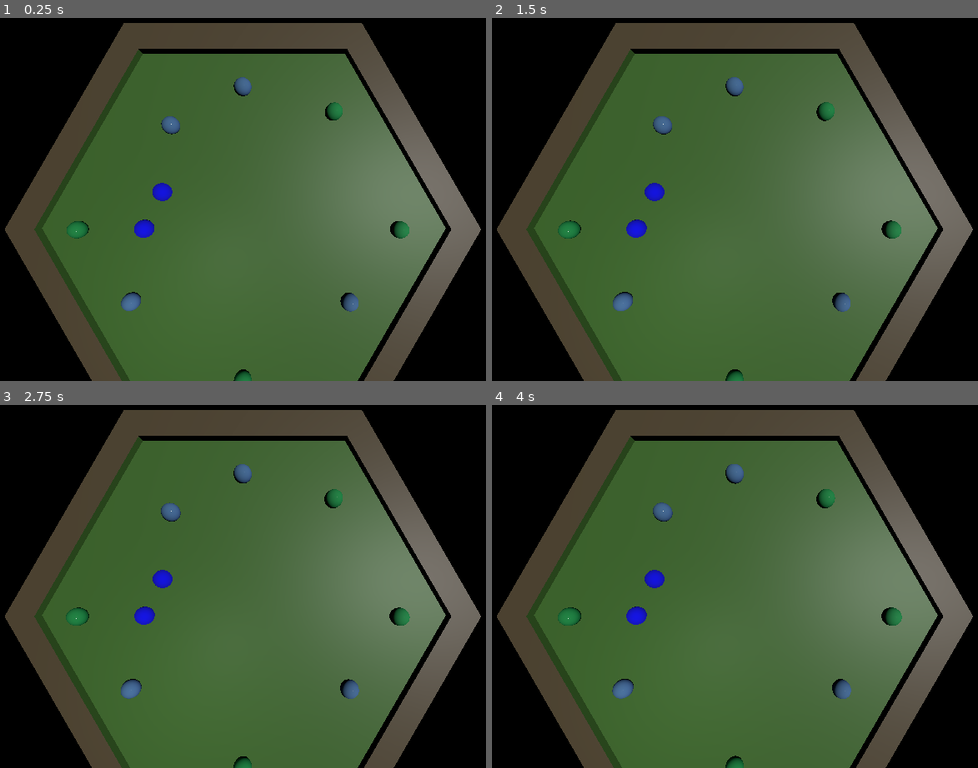
Above: before the commit, frames 1-4 (two rows, left to right).
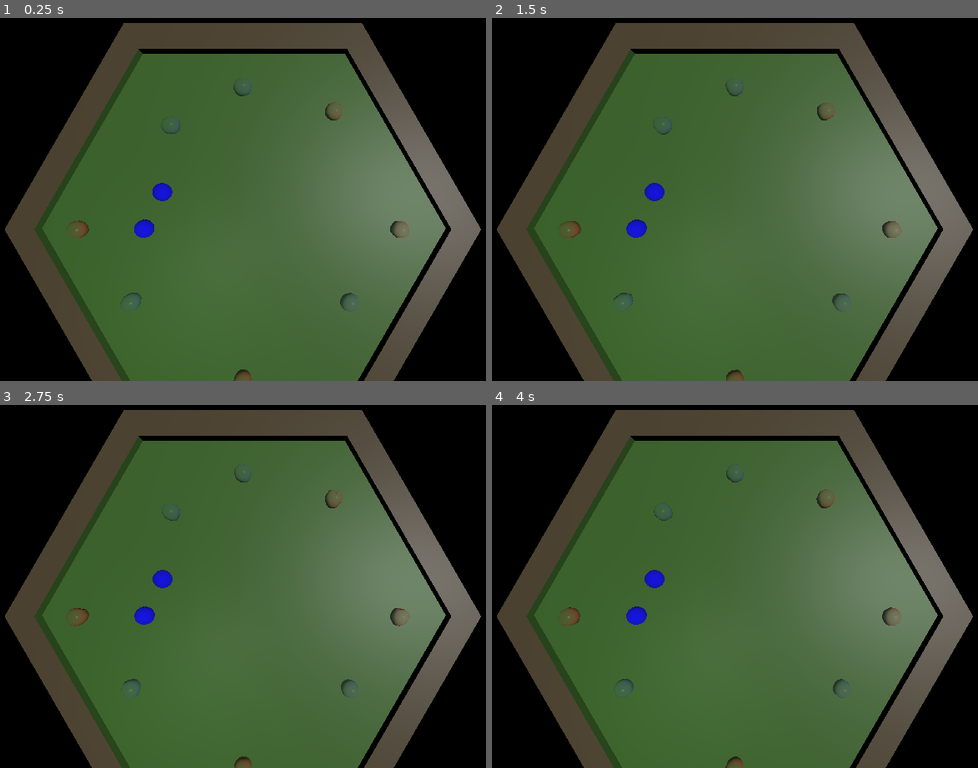
Above: after the commit, the same moments.

Repository: freesstylers/GlobalGameJam25
Game: Godot game, scene res://Assets/Prefabs/pruebaworld.tscn
The game is run twice, just before and just after one commit, with the same random seed, the same clock (stepped at 60 frames per second) and the same inputs.
Inputs (mouse positions are in pixels of both pictures, inside the frame that each line leads up to):
- Up to frame 1 (0.25 s): no input
- Up to frame 2 (1.5 s): tap Enter at 0.5 s; move the mouse to (914, 174) at 0.52 s; hold D (right) 0.53-1.28 s; click (914, 174) at 0.6 s; move the mouse to (632, 214) at 1.27 s; hold S (down) from 1.28 s (still down); click (632, 214) at 1.35 s
- Up to frame 3 (2.75 s): move the mouse to (340, 499) at 2.02 s; release S (down) at 2.03 s; hold D (right) from 2.03 s (still down); click (340, 499) at 2.1 s
- Up to frame 4 (4 s): move the mouse to (735, 655) at 2.77 s; release D (right) at 2.78 s; hold Space (Accelerate) 2.78-3.53 s; click (735, 655) at 2.85 s; move the mouse to (968, 637) at 3.52 s; hold A (left) from 3.53 s (still down); click (968, 637) at 3.6 s

The runs differ from the first frame. In frame 1, 1.2% of the frame differs, in the area x 13-85%, y 16-100%; in frame 2, 1.2%; in frame 3, 1.3%; in frame 4, 1.3%.

Commit message:
Random seed animacion burbujas

Diff:
--- a/Assets/Prefabs/Bubbles/bouncy_bubble.tscn
+++ b/Assets/Prefabs/Bubbles/bouncy_bubble.tscn
@@ -1,10 +1,9 @@
-[gd_scene load_steps=14 format=3 uid="uid://u2amv3j63qg6"]
+[gd_scene load_steps=15 format=3 uid="uid://u2amv3j63qg6"]
 
 [ext_resource type="Script" path="res://Assets/Scripts/Bubbles/BouncyBubble.gd" id="1_guc2f"]
 [ext_resource type="Shader" path="res://Assets/Shaders/Bubble_Shader.gdshader" id="2_jpi3b"]
 [ext_resource type="AudioStream" uid="uid://ca15arcry2vu4" path="res://Assets/Sound/SFX/Bubble/bubble1.ogg" id="2_mrhf6"]
 [ext_resource type="AudioStream" uid="uid://5i4lbo2o8jdx" path="res://Assets/Sound/SFX/Bubble/bubble2.ogg" id="3_6yyuu"]
-[ext_resource type="Texture2D" uid="uid://6t6jl2iuyjwh" path="res://Assets/Shaders/Noise/noise.tres" id="3_60mns"]
 [ext_resource type="AudioStream" uid="uid://dp8pbvdael4tn" path="res://Assets/Sound/SFX/Bubble/bubble3.ogg" id="4_61div"]
 [ext_resource type="AudioStream" uid="uid://cneoexcqast5i" path="res://Assets/Sound/SFX/Bubble/bubble4.ogg" id="5_6yxkg"]
 [ext_resource type="AudioStream" uid="uid://bt2jncprqavnd" path="res://Assets/Sound/SFX/Bubble/bubble5.ogg" id="6_lq3y4"]
@@ -12,15 +11,21 @@
 
 [sub_resource type="SphereShape3D" id="SphereShape3D_00jjn"]
 
+[sub_resource type="FastNoiseLite" id="FastNoiseLite_mj1u8"]
+seed = 4
+
+[sub_resource type="NoiseTexture2D" id="NoiseTexture2D_4u1r3"]
+noise = SubResource("FastNoiseLite_mj1u8")
+
 [sub_resource type="ShaderMaterial" id="ShaderMaterial_y62dy"]
 render_priority = 0
 shader = ExtResource("2_jpi3b")
-shader_parameter/bubble_color = Color(0.155877, 0.617215, 0.330781, 1)
-shader_parameter/alpha_bubble = 0.7
+shader_parameter/bubble_color = Color(0.847059, 0.32549, 0.27451, 0.729412)
+shader_parameter/alpha_bubble = -0.7
 shader_parameter/height_multiplier = 0.5
-shader_parameter/noise_sample_size = 0.02
-shader_parameter/animation_speed = 0.015
-shader_parameter/noise = ExtResource("3_60mns")
+shader_parameter/noise_sample_size = 0.2
+shader_parameter/animation_speed = 0.03
+shader_parameter/noise = SubResource("NoiseTexture2D_4u1r3")
 
 [sub_resource type="SphereMesh" id="SphereMesh_1ymkk"]
 material = SubResource("ShaderMaterial_y62dy")
@@ -38,7 +43,7 @@
 [node name="BouncyBubble" type="Node3D"]
 script = ExtResource("1_guc2f")
 numhits = 2
-hitColors = Array[Color]([Color(0, 0, 0, 1), Color(0.909968, 0.854121, 0.115571, 1)])
+hitColors = Array[Color]([Color(0.898039, 0.890196, 0.101961, 0.662745), Color(0.913725, 0.435294, 0.0862745, 0.662745), Color(0.847059, 0.156863, 0.152941, 0.733333)])
 
 [node name="RigidBody3D" type="RigidBody3D" parent="."]
 mass = 10.0
--- a/Assets/Prefabs/Bubbles/pruebaball.tscn
+++ b/Assets/Prefabs/Bubbles/pruebaball.tscn
@@ -1,10 +1,9 @@
-[gd_scene load_steps=15 format=3 uid="uid://dxs8u8ll3d0u1"]
+[gd_scene load_steps=16 format=3 uid="uid://dxs8u8ll3d0u1"]
 
-[ext_resource type="Script" path="res://Assets/Scripts/pruebaball.gd" id="1_7pg8h"]
+[ext_resource type="Script" path="res://Assets/Scripts/Bubbles/Bubble.gd" id="1_gac6o"]
 [ext_resource type="Shader" path="res://Assets/Shaders/Bubble_Shader.gdshader" id="2_50ydn"]
 [ext_resource type="AudioStream" uid="uid://ca15arcry2vu4" path="res://Assets/Sound/SFX/Bubble/bubble1.ogg" id="2_ea1hh"]
 [ext_resource type="AudioStream" uid="uid://5i4lbo2o8jdx" path="res://Assets/Sound/SFX/Bubble/bubble2.ogg" id="3_4usen"]
-[ext_resource type="Texture2D" uid="uid://6t6jl2iuyjwh" path="res://Assets/Shaders/Noise/noise.tres" id="3_fetgg"]
 [ext_resource type="AudioStream" uid="uid://dp8pbvdael4tn" path="res://Assets/Sound/SFX/Bubble/bubble3.ogg" id="4_r2yv4"]
 [ext_resource type="AudioStream" uid="uid://cneoexcqast5i" path="res://Assets/Sound/SFX/Bubble/bubble4.ogg" id="5_d6drm"]
 [ext_resource type="AudioStream" uid="uid://bt2jncprqavnd" path="res://Assets/Sound/SFX/Bubble/bubble5.ogg" id="6_ne85j"]
@@ -15,15 +14,21 @@
 
 [sub_resource type="SphereShape3D" id="SphereShape3D_s8rjv"]
 
+[sub_resource type="FastNoiseLite" id="FastNoiseLite_ahyp6"]
+seed = 2
+
+[sub_resource type="NoiseTexture2D" id="NoiseTexture2D_n1xmb"]
+noise = SubResource("FastNoiseLite_ahyp6")
+
 [sub_resource type="ShaderMaterial" id="ShaderMaterial_d10nv"]
 render_priority = 0
 shader = ExtResource("2_50ydn")
-shader_parameter/bubble_color = Color(0.33244, 0.495902, 0.746645, 1)
-shader_parameter/alpha_bubble = 0.7
+shader_parameter/bubble_color = Color(0.333333, 0.494118, 0.745098, 0.54902)
+shader_parameter/alpha_bubble = -0.55
 shader_parameter/height_multiplier = 0.5
-shader_parameter/noise_sample_size = 0.02
-shader_parameter/animation_speed = 0.015
-shader_parameter/noise = ExtResource("3_fetgg")
+shader_parameter/noise_sample_size = 0.2
+shader_parameter/animation_speed = 0.03
+shader_parameter/noise = SubResource("NoiseTexture2D_n1xmb")
 
 [sub_resource type="SphereMesh" id="SphereMesh_oclog"]
 material = SubResource("ShaderMaterial_d10nv")
@@ -38,7 +43,7 @@
 stream_5/stream = ExtResource("7_oh3n0")
 
 [node name="Ball" type="Node3D"]
-script = ExtResource("1_7pg8h")
+script = ExtResource("1_gac6o")
 
 [node name="RigidBody3D" type="RigidBody3D" parent="."]
 mass = 0.001
@@ -51,7 +56,7 @@
 [node name="CollisionShape3D" type="CollisionShape3D" parent="RigidBody3D"]
 shape = SubResource("SphereShape3D_s8rjv")
 
-[node name="MeshInstance3D" type="MeshInstance3D" parent="RigidBody3D"]
+[node name="BubbleMesh" type="MeshInstance3D" parent="RigidBody3D"]
 transform = Transform3D(0.7, 0, 0, 0, 0.7, 0, 0, 0, 0.7, 0, 0, 0)
 mesh = SubResource("SphereMesh_oclog")
 
--- a/Assets/Scripts/Bubbles/BouncyBubble.gd
+++ b/Assets/Scripts/Bubbles/BouncyBubble.gd
@@ -1,18 +1,14 @@
 class_name BouncyBubble
-extends BaseBall
+extends Bubble
 
 @export var numhits : int = 1
 @export var hitColors : Array[Color] = [Color.AQUA]
 
-var bubbleShader : ShaderMaterial #seteamos los parametros con seet_shader_material
 
 func _ready() -> void:
 	super._ready()
 	numhits = randi_range(0,2)
 
-	#Buscamos el shader y lo metemos en la variable
-	var count = $RigidBody3D/BubbleMesh.get_surface_override_material_count()
-	bubbleShader = $RigidBody3D/BubbleMesh.get_active_material(0) as ShaderMaterial
 
 func on_hit(body):
 	numhits -= 1
--- /dev/null
+++ b/Assets/Scripts/Bubbles/Bubble.gd
@@ -0,0 +1,18 @@
+class_name Bubble
+extends BaseBall
+
+var bubbleShader : ShaderMaterial #seteamos los parametros con seet_shader_material
+
+func _ready() -> void:
+
+	#Buscamos el shader y lo metemos en la variable
+	var count = $RigidBody3D/BubbleMesh.get_surface_override_material_count()
+	bubbleShader = $RigidBody3D/BubbleMesh.get_active_material(0) as ShaderMaterial
+
+	#Random seed del ruido para que no tengan la misma animacion todas las burbujas
+	var fastNoise : FastNoiseLite = FastNoiseLite.new()
+	fastNoise.seed = randi()
+	bubbleShader.get_shader_parameter("noise").noise = fastNoise
+
+func set_shader_color(color : Color):
+	bubbleShader.set_shader_parameter("bubble_color", Vector4(color.r, color.g, color.b, color.a))
--- a/Assets/Shaders/Bubble_Shader.gdshader
+++ b/Assets/Shaders/Bubble_Shader.gdshader
@@ -4,10 +4,10 @@
 // https://github.com/sjvnnings/godot-bubble-shader-tutorial/blob/main/bubble_shader_tutorial/shader_bubble.shader
 uniform sampler2D noise; //Ruido para la burbuja
 uniform vec4 bubble_color : source_color;
-uniform float alpha_bubble = 0.7;
+uniform float alpha_bubble = -0.7;
 uniform float height_multiplier = 0.5;
-uniform float noise_sample_size = 0.02;
-uniform float animation_speed = 0.015;
+uniform float noise_sample_size = 0.2;
+uniform float animation_speed = 0.03;
 
 float fresnel(vec3 normal, mat4 camera_matrix){
 	vec3 view_direction_world = (camera_matrix * vec4(0.0,0.0,1.0 - alpha_bubble,0.0)).xyz;
@@ -26,7 +26,8 @@
 }
 
 void fragment() {
-	ROUGHNESS = 0.05;
-	ALPHA = fresnel(NORMAL, MODEL_MATRIX);
+	ROUGHNESS = 0.2;
+	ALPHA = fresnel(NORMAL, MODEL_MATRIX) * bubble_color.a;
 	ALBEDO = bubble_color.rgb;
+	METALLIC = 0.2;
 }
--- a/Assets/Shaders/Noise/fast_noise.tres
+++ /dev/null
@@ -1,3 +0,0 @@
-[gd_resource type="FastNoiseLite" format=3 uid="uid://l511xchhuygo"]
-
-[resource]
--- a/Assets/Shaders/Noise/noise.tres
+++ /dev/null
@@ -1,6 +0,0 @@
-[gd_resource type="NoiseTexture2D" load_steps=2 format=3 uid="uid://6t6jl2iuyjwh"]
-
-[ext_resource type="FastNoiseLite" uid="uid://l511xchhuygo" path="res://Assets/Shaders/Noise/fast_noise.tres" id="1_ltsa4"]
-
-[resource]
-noise = ExtResource("1_ltsa4")
